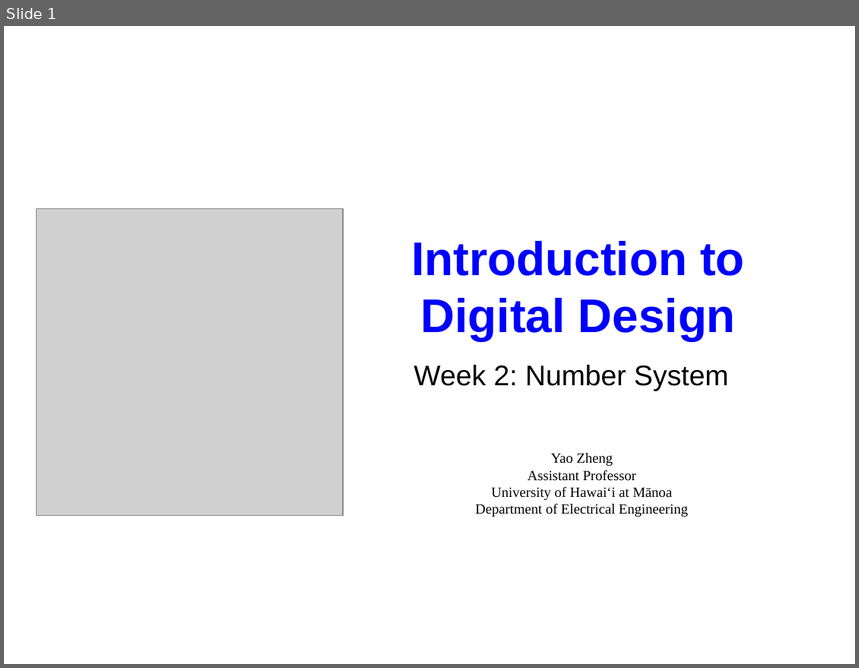
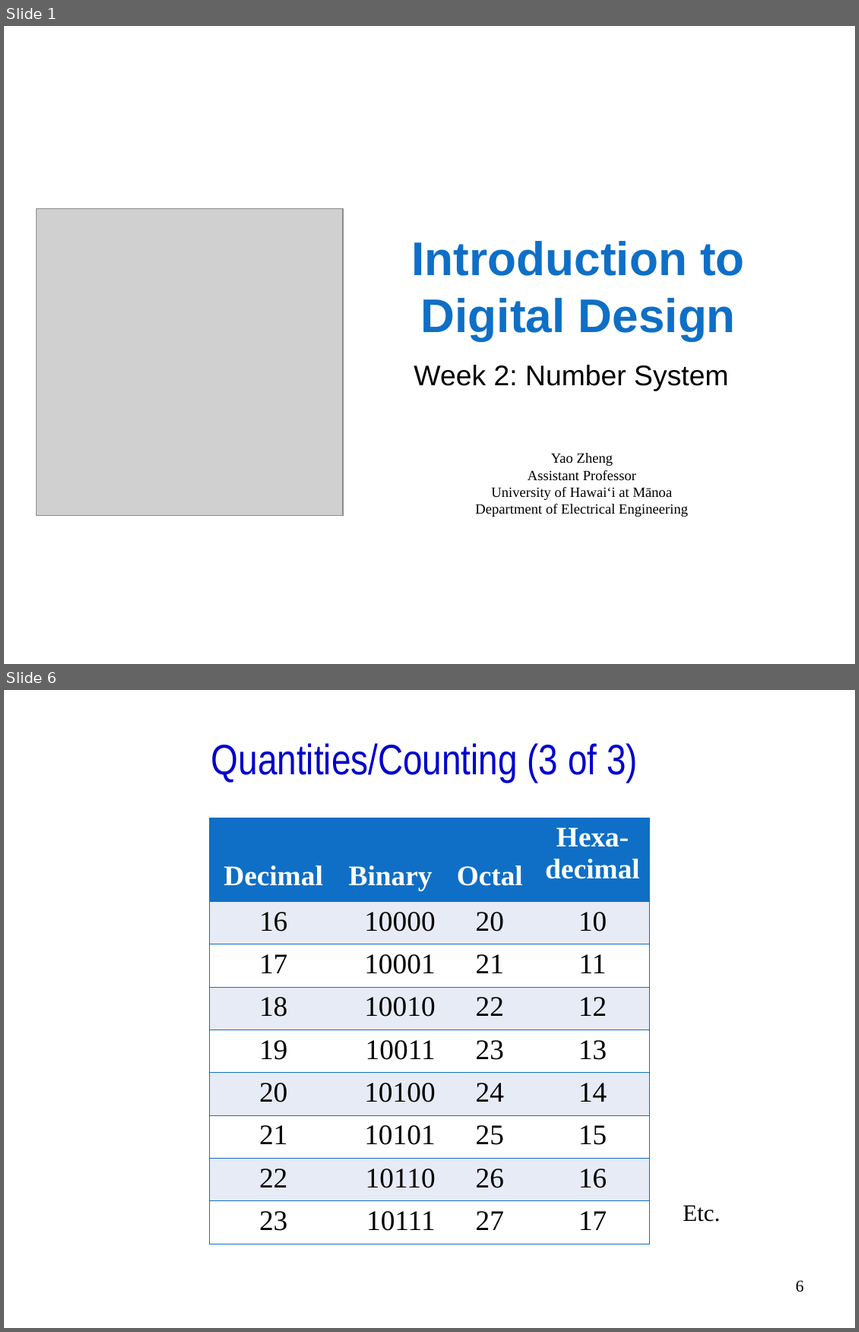
Before and after one commit to mochizukimax/ee260_2019_spring_materials_week_02_repo, a slide deck: docs/slides/ee260_2019_spring_materials_week_02_slides.ppt. Shown one above the other, each under a label of ours: slide 1 before the commit, slides 1 and 6 after it; the slides between them are not shown. The pictures are 859x668 and 859x1332 pixels, drawn with LibreOffice and Linux fonts; fonts in the diff are those of the drawing; grey boxes stand for pictures. Boxes give left, top, right and bottom in pixels: in the first picture for what was removed or moved away, otherwise in the second. Text is boxed around its words. In the diff, an @@ line names an element or a change of style, - is before the commit and + after.

```diff
--- a/docs/slides/ee260_2019_spring_materials_week_02_slides.ppt
+++ b/docs/slides/ee260_2019_spring_materials_week_02_slides.ppt
@@ slide 6 added at [4,690,855,1328], background #FFFFFF @@
@@ title added at [211,743,638,781], 36 pt, text #0000CC @@
+Quantities/Counting (3 of 3)
@@ table added at [210,818,649,1242], 9 rows, 4 columns @@
+Decimal | Binary | Octal | Hexa- decimal
+16 | 10000 | 20 | 10
+17 | 10001 | 21 | 11
+18 | 10010 | 22 | 12
+19 | 10011 | 23 | 13
+20 | 10100 | 24 | 14
+21 | 10101 | 25 | 15
+22 | 10110 | 26 | 16
+23 | 10111 | 27 | 17
@@ text added at [683,1205,720,1222], 20 pt, text #000000 @@
+Etc.
@@ page number added at [796,1281,804,1293], 14 pt, text #000000 @@
+6
@@ slide 1 changed as well @@
@@ title "Introduction to Digital Design" at [412,241,745,341]: text colour #0000FF to #0F6FC6 @@
```
Also in this commit, not shown: 7 other slides changed, 69 other slides added, 19 slides removed, 2 other files.
